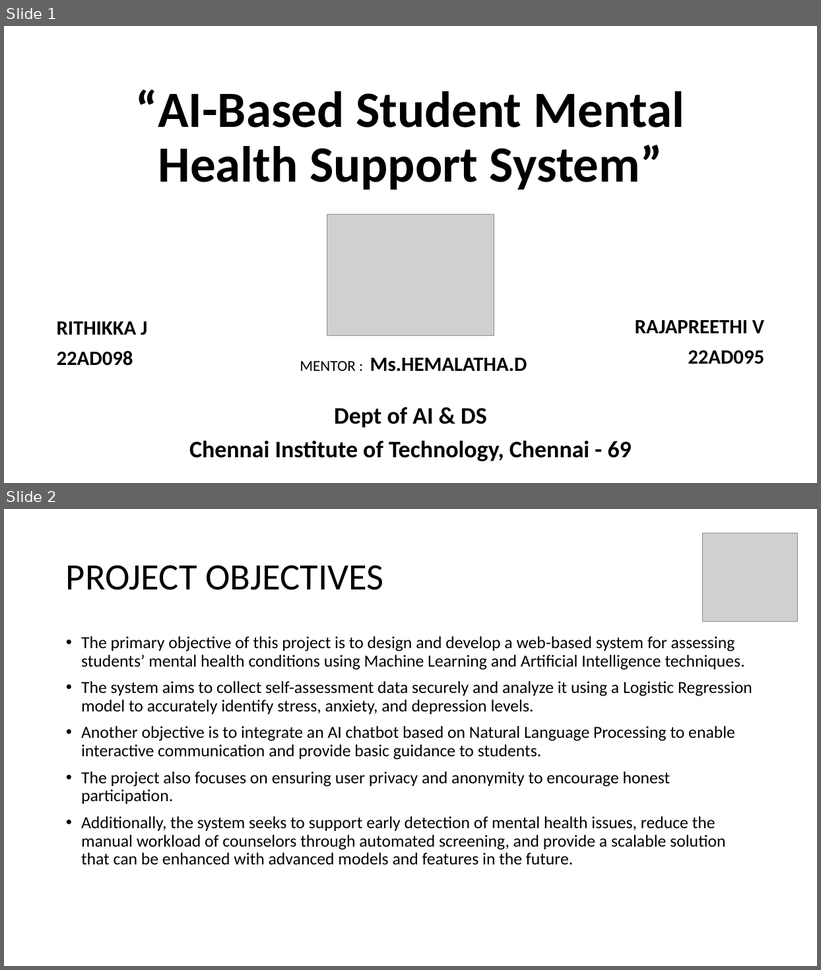
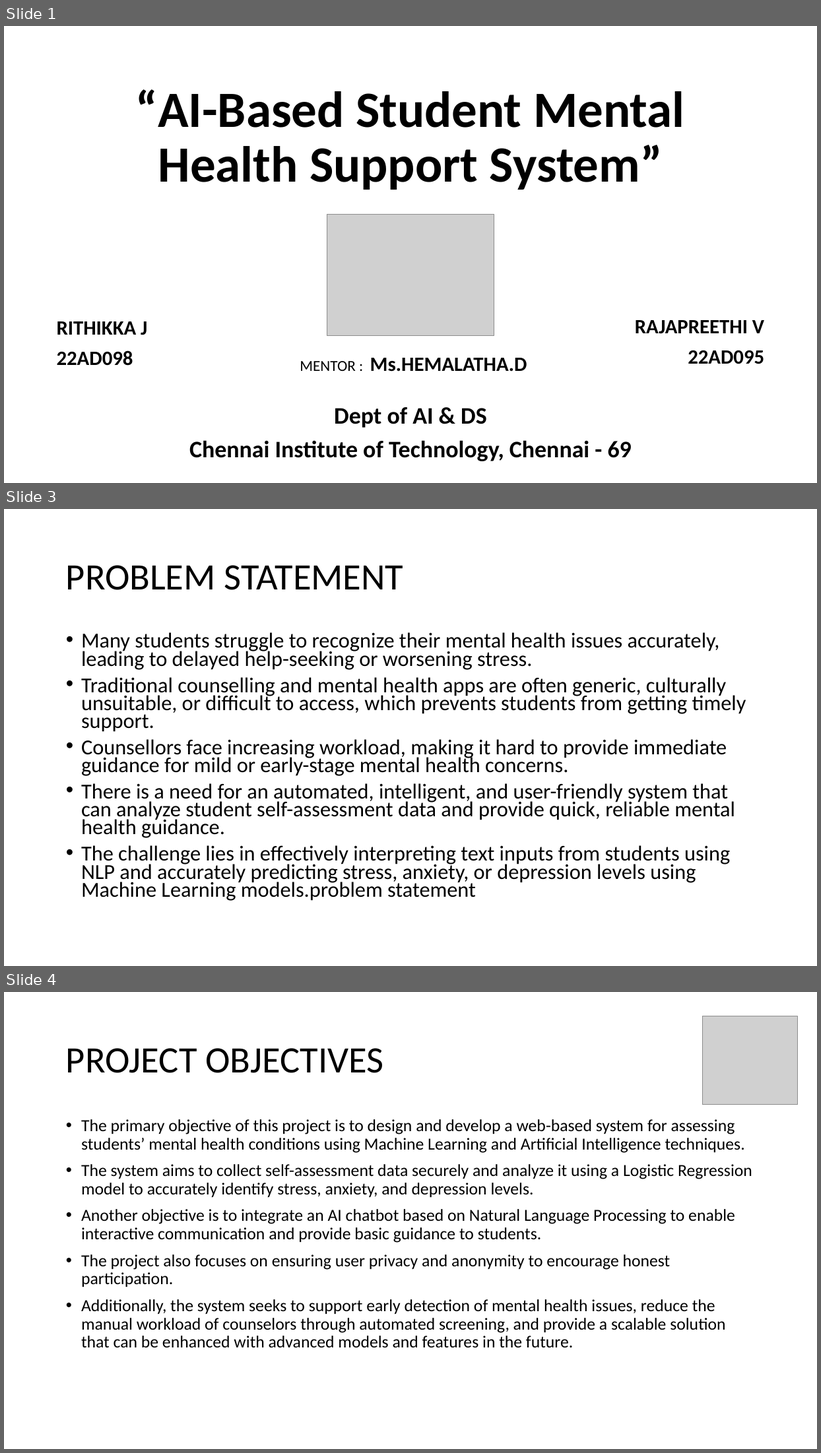
Before and after one commit to rithikkaj/Finalyear, a slide deck: CCP_FIRST_REVIEW[1][1].pptx. Shown one above the other, each under a label of ours: slides 1 and 2 before the commit, slides 1, 3 and 4 after it; the slides between them are not shown. The pictures are 821x970 and 821x1453 pixels, drawn with LibreOffice and Linux fonts; fonts in the diff are those of the drawing; grey boxes stand for pictures. Boxes give left, top, right and bottom in pixels: in the first picture for what was removed or moved away, otherwise in the second. Text is boxed around its words. In the diff, an @@ line names an element or a change of style, - is before the commit and + after.

```diff
--- a/CCP_FIRST_REVIEW[1][1].pptx
+++ b/CCP_FIRST_REVIEW[1][1].pptx
@@ slide 3 added at box(4, 509, 817, 966), background #FFFFFF @@
@@ title added at box(66, 565, 404, 590), 44 pt, text #000000 @@
+PROBLEM STATEMENT
@@ text added at box(81, 632, 746, 901), 25.2 pt, text #000000 @@
+• Many students struggle to recognize their mental health issues accurately, leading to delayed help-seeking or worsening stress.
+• Traditional counselling and mental health apps are often generic, culturally unsuitable, or difficult to access, which prevents students from getting timely support.
+• Counsellors face increasing workload, making it hard to provide immediate guidance for mild or early-stage mental health concerns.
+• There is a need for an automated, intelligent, and user-friendly system that can analyze student self-assessment data and provide quick, reliable mental health guidance.
+• The challenge lies in effectively interpreting text inputs from students using NLP and accurately predicting stress, anxiety, or depression levels using Machine Learning models.problem statement
@@ what was slide 2 is now slide 4 @@
```
Also in this commit, not shown: 2 slides changed, 6 other slides added, 2 slides removed, 7 other files.
